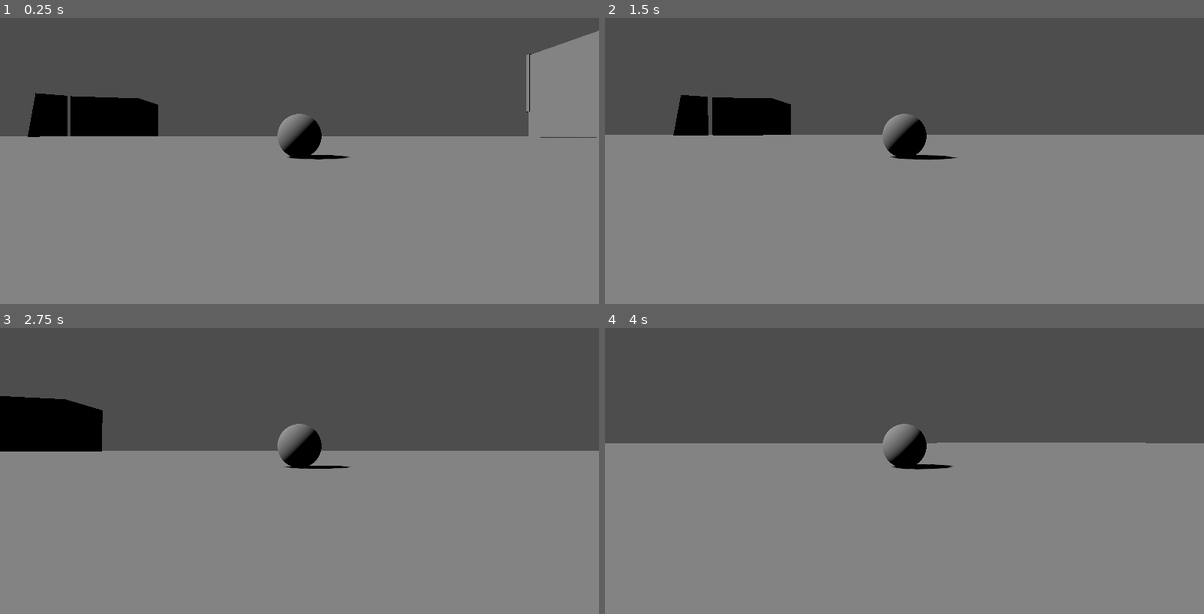
Above: before the commit, frames 1-4 (two rows, left to right).
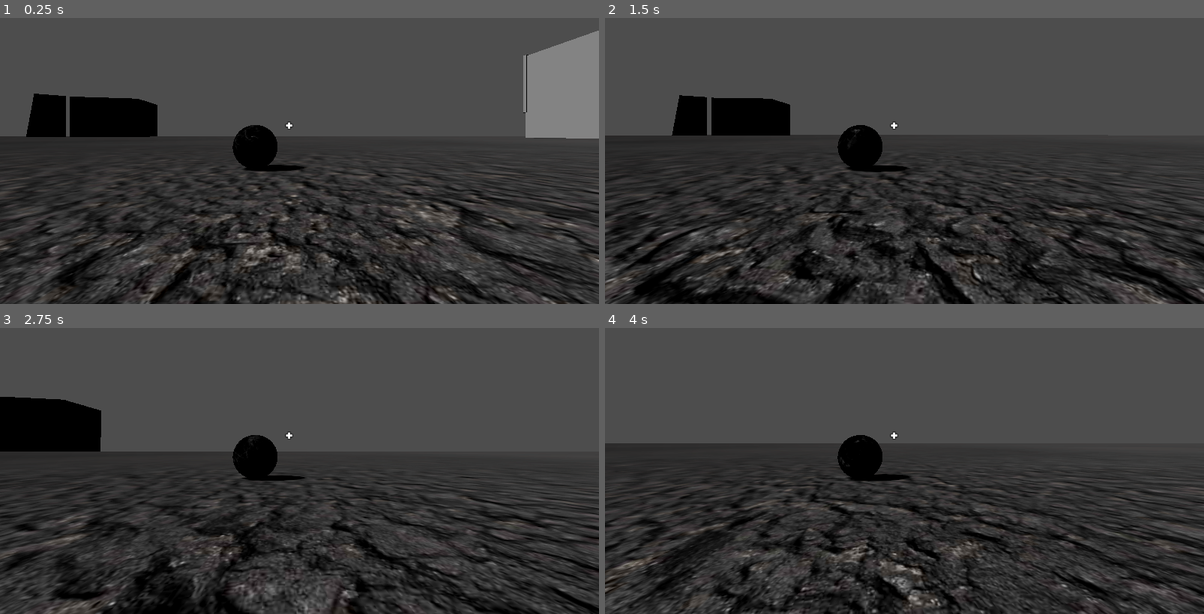
Above: after the commit, the same moments.

Repository: DullardiousPrime/StolenIdea-3D
Game: Godot game, scene res://node_3d.tscn
The game is run twice, just before and just after one commit, with the same random seed, the same clock (stepped at 60 frames per second) and the same inputs.
Inputs (mouse positions are in pixels of both pictures, inside the frame that each line leads up to):
- Up to frame 1 (0.25 s): no input
- Up to frame 2 (1.5 s): tap Enter at 0.5 s; move the mouse to (934, 135) at 0.52 s; hold Up (ui_up) from 0.53 s (still down); move the mouse to (874, 138) at 1.27 s
- Up to frame 3 (2.75 s): keep holding Up (ui_up); move the mouse to (311, 439) at 2.02 s
- Up to frame 4 (4 s): keep holding Up (ui_up); move the mouse to (898, 450) at 2.77 s; move the mouse to (946, 450) at 3.52 s

The runs differ from the first frame. In frame 1, 59% of the frame differs, in the area x 0-100%, y 4-100%; in frame 2, 59%; in frame 3, 58%; in frame 4, 60%, in the area x 0-100%, y 33-100%.

Commit message:
Nothing. I did nothing.

Diff:
--- a/stolen-idea/movement.gd
+++ b/stolen-idea/movement.gd
@@ -12,4 +12,7 @@
 
 	if direction:
 		print(direction)
-		apply_impulse(direction * ACC * Vector3(1,0,1).normalized())
+		move(direction, ACC)
+
+func move(direction, speed):
+	apply_impulse(direction * speed * Vector3(1,0,1).normalized())
--- a/stolen-idea/node_3d.tscn
+++ b/stolen-idea/node_3d.tscn
@@ -1,6 +1,13 @@
 [gd_scene format=3 uid="uid://b6gc7f38qxvno"]
 
+[ext_resource type="Texture2D" uid="uid://byyooif8bayio" path="res://Texturelabs_Concrete_187XL.jpg" id="1_a0tk4"]
 [ext_resource type="PackedScene" uid="uid://cb388aytv0pyp" path="res://player.tscn" id="1_a202f"]
+[ext_resource type="Texture2D" uid="uid://ca1v3krc3m65" path="res://Texturelabs_Concrete_144M.jpg" id="3_r3fl7"]
+
+[sub_resource type="StandardMaterial3D" id="StandardMaterial3D_jka67"]
+albedo_texture = ExtResource("1_a0tk4")
+uv1_scale = Vector3(-40.81, -40.81, -40.81)
+grow_amount = -16.0
 
 [sub_resource type="BoxMesh" id="BoxMesh_4xowi"]
 size = Vector3(10, 1, 10)
@@ -12,6 +19,9 @@
 
 [sub_resource type="ConcavePolygonShape3D" id="ConcavePolygonShape3D_noarx"]
 data = PackedVector3Array(-0.5, 0.5, 0.5, 0.5, 0.5, 0.5, -0.5, -0.5, 0.5, 0.5, 0.5, 0.5, 0.5, -0.5, 0.5, -0.5, -0.5, 0. …(500 unchanged characters)…
+
+[sub_resource type="StandardMaterial3D" id="StandardMaterial3D_i5arm"]
+albedo_texture = ExtResource("3_r3fl7")
 
 [sub_resource type="PrismMesh" id="PrismMesh_a202f"]
 left_to_right = 0.0
@@ -40,6 +50,9 @@
 [sub_resource type="ConcavePolygonShape3D" id="ConcavePolygonShape3D_jsk3o"]
 data = PackedVector3Array(-25, 0.5, 20, 25, 0.5, 20, -25, -0.5, 20, 25, 0.5, 20, 25, -0.5, 20, -25, -0.5, 20, 25, 0.5,  …(428 unchanged characters)…
 
+[sub_resource type="StandardMaterial3D" id="StandardMaterial3D_wc5p8"]
+albedo_texture = ExtResource("3_r3fl7")
+
 [sub_resource type="PrismMesh" id="PrismMesh_r3fl7"]
 left_to_right = 0.0
 size = Vector3(15, 30, 15)
@@ -48,6 +61,9 @@
 data = PackedVector3Array(-7.5, 15, 7.5, 7.5, -15, 7.5, -7.5, -15, 7.5, -7.5, 15, -7.5, -7.5, -15, -7.5, 7.5, -15, -7.5 …(286 unchanged characters)…
 
 [sub_resource type="PhysicsMaterial" id="PhysicsMaterial_a202f"]
+
+[sub_resource type="StandardMaterial3D" id="StandardMaterial3D_jsk3o"]
+albedo_texture = ExtResource("3_r3fl7")
 
 [sub_resource type="PrismMesh" id="PrismMesh_noarx"]
 left_to_right = 0.3
@@ -61,6 +77,7 @@
 
 [node name="MeshInstance3D" type="MeshInstance3D" parent="StaticBody3D" unique_id=708694378]
 transform = Transform3D(60.83294, 0, 0, 0, 0.2333271, 0, 0, 0, 65.593094, -0.021495104, -0.011835203, -0.13732243)
+material_override = SubResource("StandardMaterial3D_jka67")
 mesh = SubResource("BoxMesh_4xowi")
 
 [node name="CollisionShape3D" type="CollisionShape3D" parent="StaticBody3D" unique_id=1319327352]
@@ -100,6 +117,7 @@
 
 [node name="MeshInstance3D" type="MeshInstance3D" parent="Block2" unique_id=1012167508]
 transform = Transform3D(-12.12701, 0, -2.1225133, 0, 11.436136, 0, 3.058249, 0, -8.416496, -23.891657, 5.201763, 10.025116)
+material_override = SubResource("StandardMaterial3D_i5arm")
 mesh = SubResource("PrismMesh_a202f")
 
 [node name="CollisionShape3D" type="CollisionShape3D" parent="Block2" unique_id=1483057950]
@@ -153,6 +171,7 @@
 
 [node name="MeshInstance3D2" type="MeshInstance3D" parent="Platform" unique_id=207139429]
 transform = Transform3D(0.6133345, 0, -0.7898233, 0, 1, 0, 0.7898233, 0, 0.6133345, 0, 14.63578, 33.449722)
+material_override = SubResource("StandardMaterial3D_wc5p8")
 mesh = SubResource("PrismMesh_r3fl7")
 
 [node name="CollisionShape3D" type="CollisionShape3D" parent="Platform" unique_id=864464875]
@@ -165,6 +184,7 @@
 
 [node name="MeshInstance3D" type="MeshInstance3D" parent="StaticBody3D2" unique_id=766228210]
 transform = Transform3D(-11.17164, 0, -5.605973, 0, 3.6318996, 0, 8.589041, 0, -7.2916064, -1.0369339, 1.8492899, 0)
+material_override = SubResource("StandardMaterial3D_jsk3o")
 mesh = SubResource("PrismMesh_noarx")
 
 [node name="CollisionShape3D" type="CollisionShape3D" parent="StaticBody3D2" unique_id=54405364]
--- a/stolen-idea/player.tscn
+++ b/stolen-idea/player.tscn
@@ -1,7 +1,12 @@
 [gd_scene format=3 uid="uid://cb388aytv0pyp"]
 
 [ext_resource type="Script" uid="uid://eg18fftxpt1j" path="res://movement.gd" id="1_mvxmr"]
+[ext_resource type="Texture2D" uid="uid://dt3tclfifjx44" path="res://Texturelabs_Paper_315M.jpg" id="2_hqtel"]
 [ext_resource type="Script" uid="uid://dkfnm202rhj5i" path="res://playercam.gd" id="2_onrkg"]
+[ext_resource type="Texture2D" uid="uid://cilisww5alowt" path="res://PNG/Outline/crosshair002.png" id="3_i3pqv"]
+
+[sub_resource type="StandardMaterial3D" id="StandardMaterial3D_sweqy"]
+albedo_texture = ExtResource("2_hqtel")
 
 [sub_resource type="SphereMesh" id="SphereMesh_n1c64"]
 
@@ -12,6 +17,7 @@
 script = ExtResource("1_mvxmr")
 
 [node name="MeshInstance3D" type="MeshInstance3D" parent="." unique_id=526288030]
+material_override = SubResource("StandardMaterial3D_sweqy")
 mesh = SubResource("SphereMesh_n1c64")
 
 [node name="camAnchor" type="Node3D" parent="." unique_id=1880620439]
@@ -19,8 +25,12 @@
 script = ExtResource("2_onrkg")
 
 [node name="Camera3D" type="Camera3D" parent="camAnchor" unique_id=920157790]
-transform = Transform3D(1, 0, 0, 0, 1, 0, 0, 0, 1, 0, 0, 5)
+transform = Transform3D(1, 0, 0, 0, 1, 0, 0, 0, 1, 1, 0.25, 5)
 current = true
+
+[node name="aimcast" type="RayCast3D" parent="camAnchor/Camera3D" unique_id=1426616740]
+transform = Transform3D(1, 0, 0, 0, -4.3711385e-08, -0.9999999, 0, 0.9999999, -4.3711385e-08, 0, 0, 0)
+target_position = Vector3(0, -100, 0)
 
 [node name="CollisionShape3D" type="CollisionShape3D" parent="." unique_id=155482863]
 shape = SubResource("SphereShape3D_4flbx")
@@ -28,3 +38,27 @@
 [node name="RemoteTransform3D" type="RemoteTransform3D" parent="." unique_id=1813488670]
 remote_path = NodePath("../camAnchor")
 update_rotation = false
+
+[node name="Crosshair" type="Control" parent="." unique_id=1239660867]
+layout_mode = 3
+anchors_preset = 8
+anchor_left = 0.5
+anchor_top = 0.5
+anchor_right = 0.5
+anchor_bottom = 0.5
+offset_left = -20.0
+offset_top = -20.0
+offset_right = 20.0
+offset_bottom = 20.0
+grow_horizontal = 2
+grow_vertical = 2
+mouse_filter = 2
+
+[node name="TextureRect" type="TextureRect" parent="Crosshair" unique_id=1760824704]
+layout_mode = 0
+offset_left = -35.54
+offset_top = -35.555
+offset_right = 36.46
+offset_bottom = 36.445
+mouse_filter = 2
+texture = ExtResource("3_i3pqv")
--- a/stolen-idea/project.godot
+++ b/stolen-idea/project.godot
@@ -49,6 +49,11 @@
 , Object(InputEventKey,"resource_local_to_scene":false,"resource_name":"","device":-1,"window_id":0,"alt_pressed":false …(183 unchanged characters)…
 ]
 }
+shoot={
+"deadzone": 0.2,
+"events": [Object(InputEventMouseButton,"resource_local_to_scene":false,"resource_name":"","device":-1,"window_id":0,"alt_pressed":false,"shift_pressed":false,"ctrl_pressed":false,"meta_pressed":false,"button_mask":0,"position":Vector2(0, 0),"global_position":Vector2(0, 0),"factor":1.0,"button_index":1,"canceled":false,"pressed":false,"double_click":false,"script":null)
+]
+}
 
 [physics]
 
Binary file added: stolen-idea/PNG/Outline/crosshair001.png
Not shown, added: stolen-idea/PNG/Outline/crosshair001.png.import
Binary file added: stolen-idea/PNG/Outline/crosshair002.png
Not shown, added: stolen-idea/PNG/Outline/crosshair002.png.import
Binary file added: stolen-idea/PNG/Outline/crosshair003.png
Not shown, added: stolen-idea/PNG/Outline/crosshair003.png.import
Binary file added: stolen-idea/PNG/Outline/crosshair004.png
Not shown, added: stolen-idea/PNG/Outline/crosshair004.png.import
Binary file added: stolen-idea/PNG/Outline/crosshair005.png
Not shown, added: stolen-idea/PNG/Outline/crosshair005.png.import
Binary file added: stolen-idea/PNG/Outline/crosshair006.png
Not shown, added: stolen-idea/PNG/Outline/crosshair006.png.import
(and 394 more such lines)
